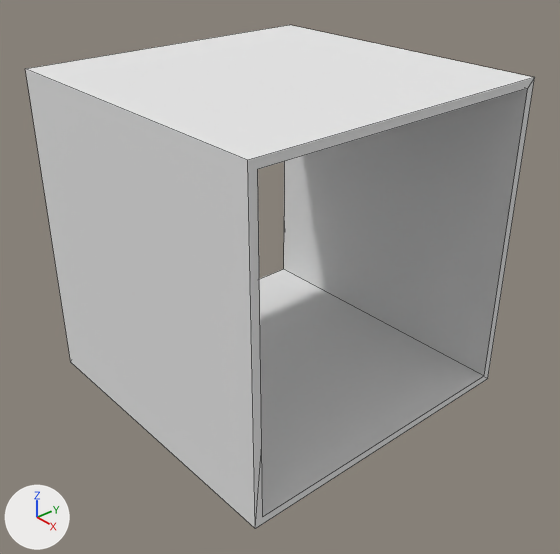
A saved change to the Blender file ColonyPlusPlus/Assets/Internal/window.blend.
Both versions are drawn from a 50 mm camera at (1.643, -1.41, 1.025) aimed at (0.054, -0.028, -0.11). Every picture has the same lights, and +X, +Y and +Z are marked at lower left. Mesh edges are drawn as thin lines.
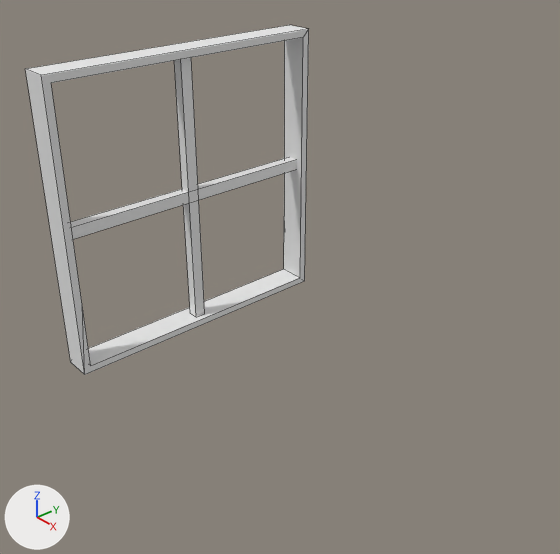
The newer file is also turned or shifted as a whole; pictures and numbers use the older file's frame.

Changed parts and their boxes (x1, y1, x2, y2) in the pictures (560 x 554 px):
'Cube', moved, rescaled (44% narrower, 30% shorter)
    before: (25, 25, 535, 529)
    after: (25, 25, 309, 375)
'Cube.001', added
    after: (174, 58, 205, 316)
'Cube.002', added
    after: (71, 157, 296, 239)

Edits to the bpy script that builds the scene:
```text
Add me_cube_001:
    me_cube_001.from_pydata(...)  # a box spanning x -1.0..1.0, y -1.0..1.0, z -1.0..1.0
Change ob_cube:
    ob_cube.location: (0.0, 0.0, 0.0) -> (-0.45, 0.0, 0.0)
    ob_cube.scale: (0.5, 0.5, 0.5) -> (0.05, 0.5, 0.5)
Add ob_cube_001:
    ob_cube_001 = bpy.data.objects.new('Cube.001', me_cube_001)
    ob_cube_001.location = (-0.45, 0.0, 0.0)
    ob_cube_001.scale = (0.019, 0.02, 0.48)
Add ob_cube_002:
    ob_cube_002 = bpy.data.objects.new('Cube.002', me_cube_001.copy())
    ob_cube_002.location = (-0.45, 0.0, 0.0)
    ob_cube_002.scale = (0.02, 0.49, 0.02)
```
